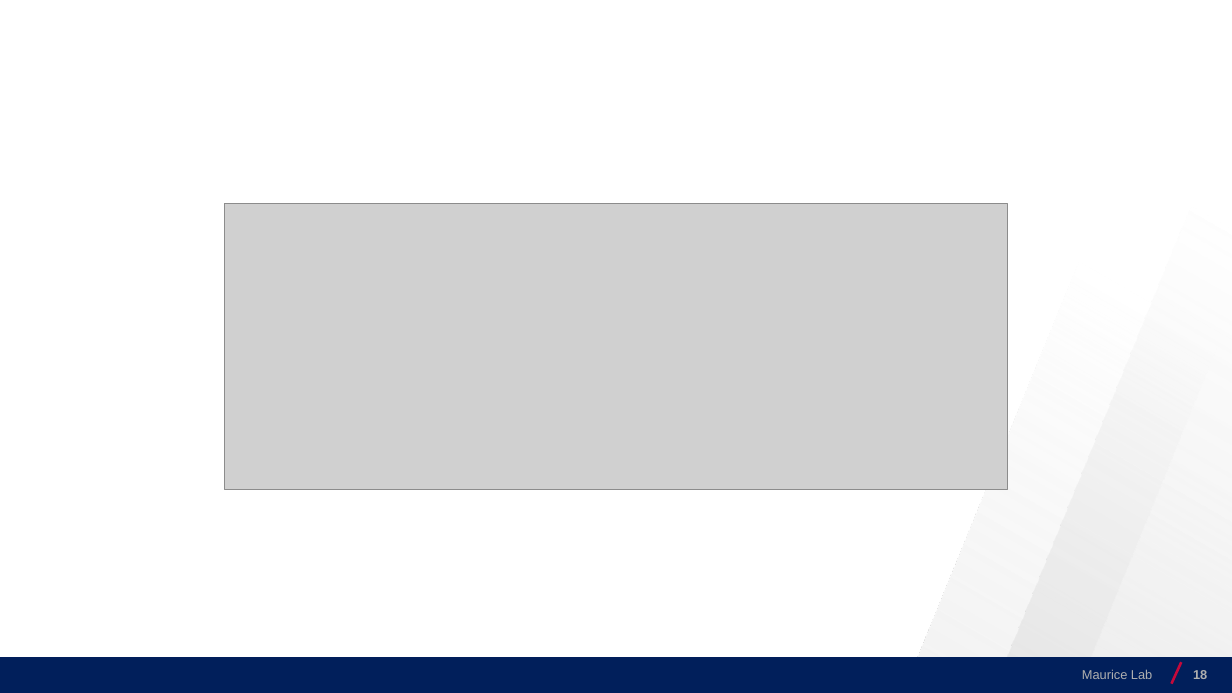
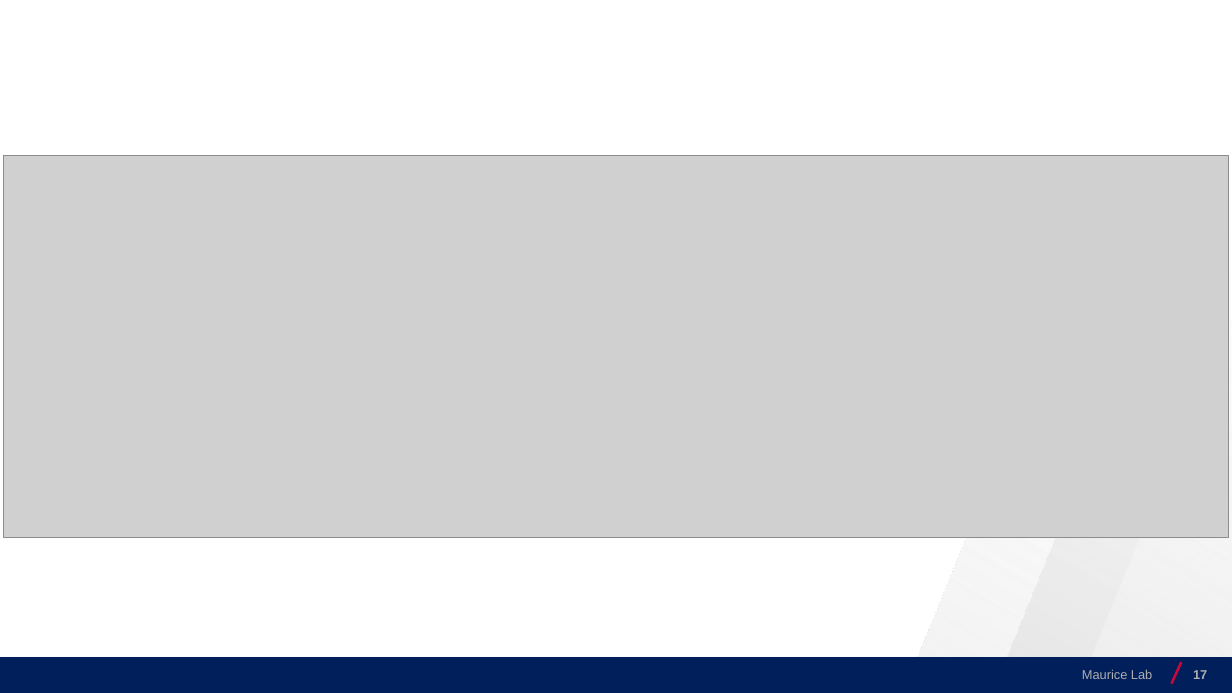
Before and after one commit to josecerv/sponsorship-network, a slide deck: slide 17 of MauriceLab-1113.pptx (slide 18 before the commit). Drawn at 1232x693 pixels with LibreOffice and Linux fonts; fonts in the diff are those of the drawing; grey boxes stand for pictures; background and template pictures are left out. Boxes give left, top, right and bottom in pixels: in the first picture for what was removed or moved away, otherwise in the second. Text is boxed around its words. In the diff, an @@ line names an element or a change of style, - is before the commit and + after.

```diff
--- a/MauriceLab-1113.pptx
+++ b/MauriceLab-1113.pptx
@@ picture added at (4,155,1228,538) @@
@@ picture removed at (225,203,1008,489) @@
@@ page number at (1193,670,1207,679): text changed @@
-18
+17
```
Also in this commit, not shown: 26 other slides changed, 2 slides removed.
